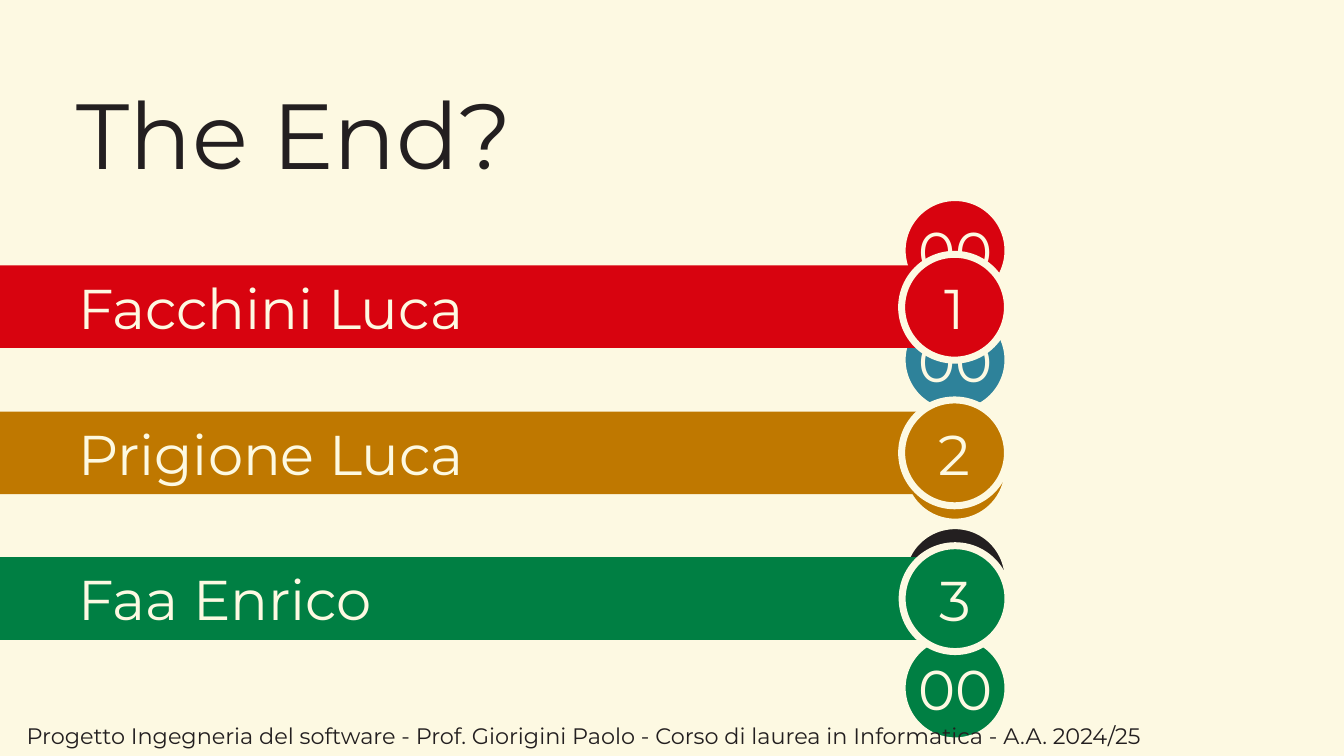
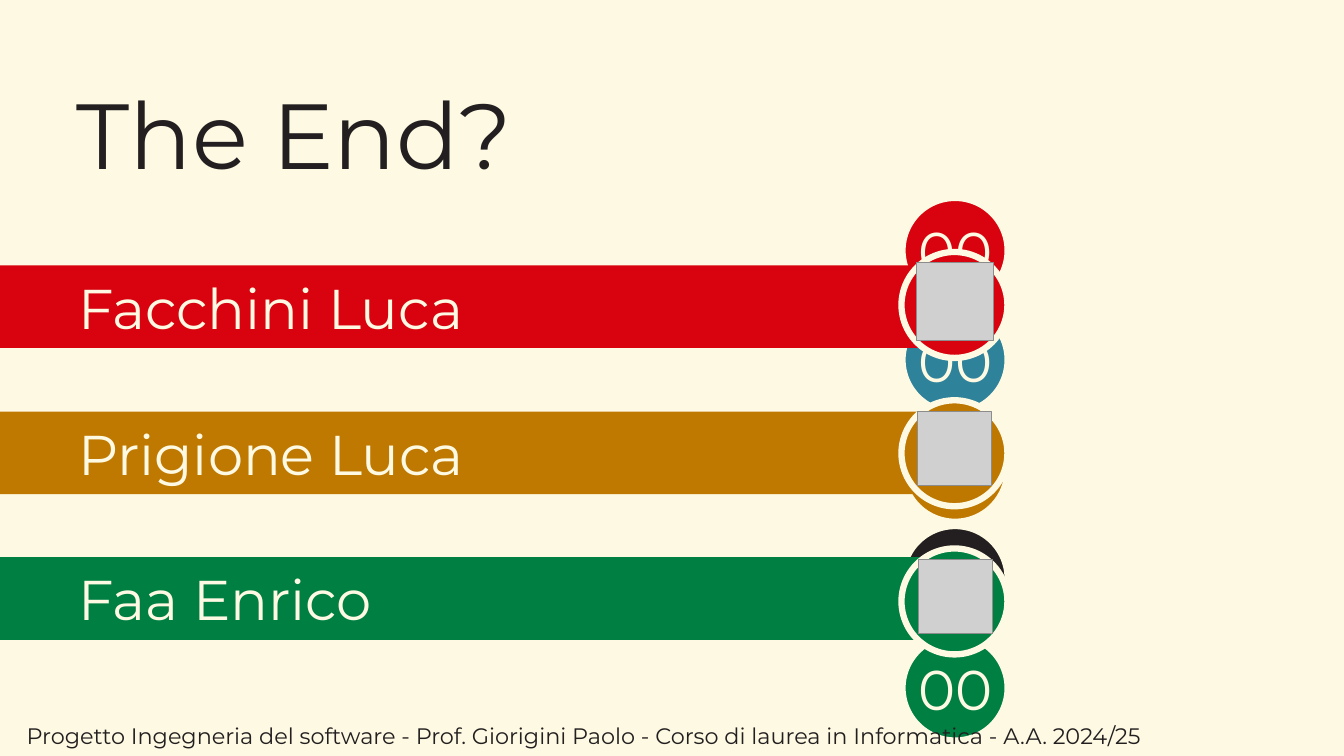
Before and after one commit to lucafano04/progettoIngenieriaSoftware, a slide deck: slide 5 of pitch.pptx. Drawn at 1344x756 pixels with LibreOffice and Linux fonts; fonts in the diff are those of the drawing; grey boxes stand for pictures. Boxes give left, top, right and bottom in pixels: in the first picture for what was removed or moved away, otherwise in the second. Text is boxed around its words. In the diff, an @@ line names an element or a change of style, - is before the commit and + after.

```diff
--- a/pitch.pptx
+++ b/pitch.pptx
@@ ellipse at box(901, 252, 1007, 358): text to ellipse; outline #FDF9E2 5 pt to #FDF9E2 4.5 pt @@
@@ picture added at box(917, 263, 994, 341) @@
@@ text in ellipse at box(944, 289, 964, 329): text removed @@
-1
@@ ellipse at box(901, 400, 1007, 506): text to ellipse; outline #FDF9E2 5 pt to #FDF9E2 4.5 pt @@
@@ picture added at box(918, 412, 991, 486) @@
@@ text in ellipse at box(939, 435, 971, 475): text removed @@
-2
@@ ellipse at box(901, 548, 1007, 654): text to ellipse; fill #008043 to #007F43; outline #FDF9E2 5 pt to #FDF9E2 4.5 pt @@
@@ picture added at box(919, 560, 992, 633) @@
@@ text in ellipse at box(939, 581, 971, 622): text removed @@
-3
```
Also in this commit, not shown: 2 other slides changed.
